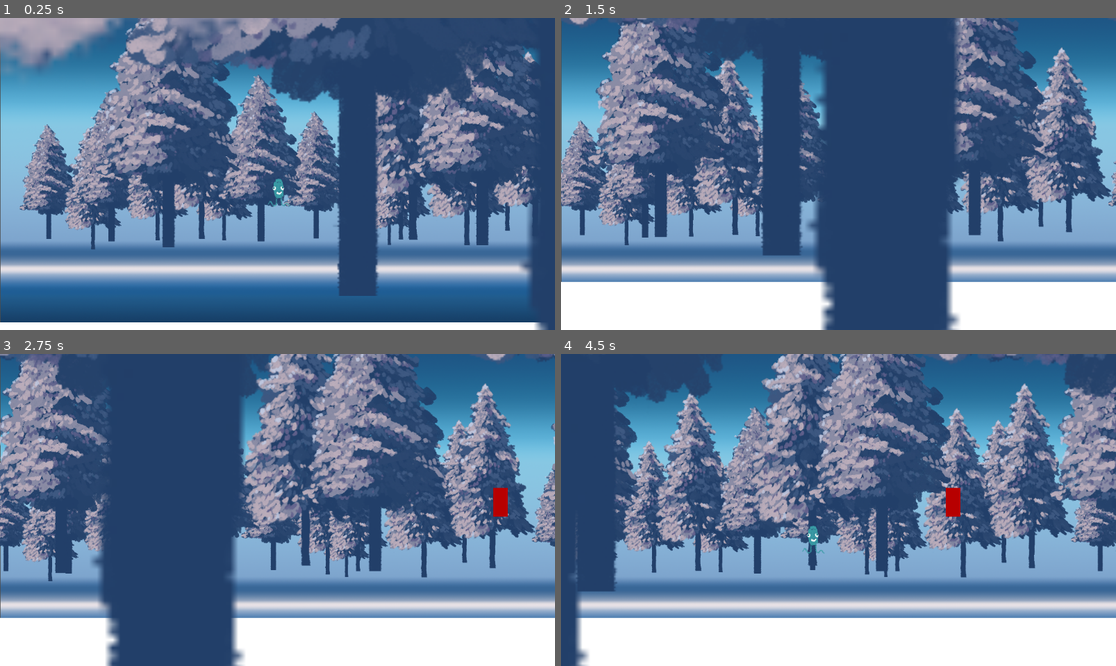
Above: before the commit, frames 1-4 (two rows, left to right).
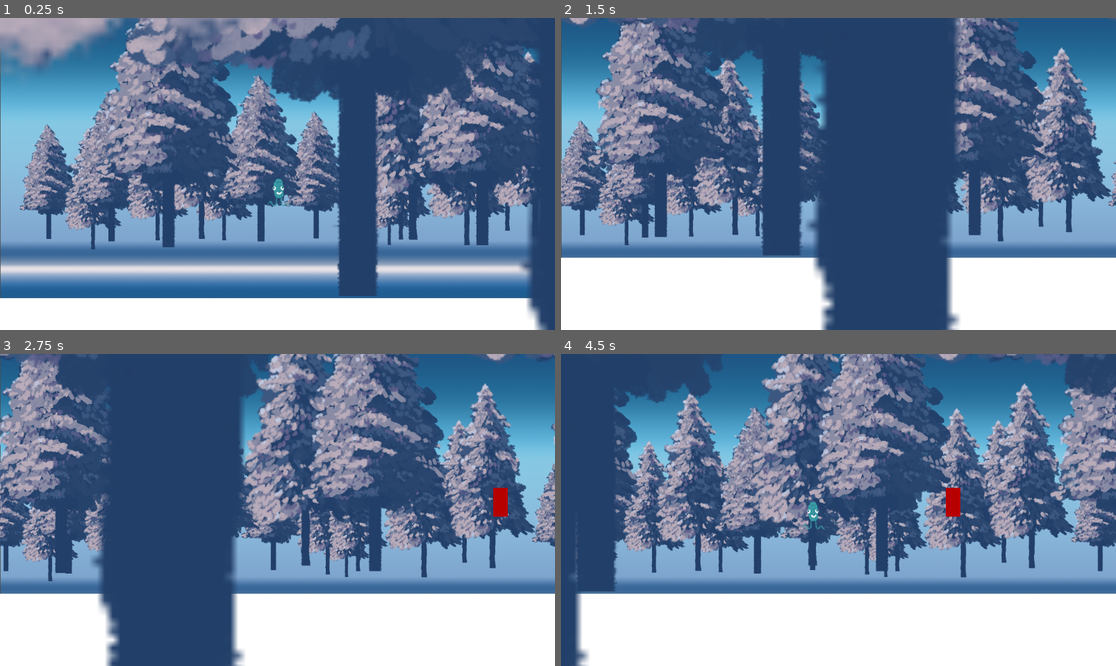
Above: after the commit, the same moments.

Repository: ThePressedGames/Hell-o-Borus
Game: Godot game, scene res://Scenes/PrototypeScenes/ProceduralGeneration/procedural_generation_test.tscn
Two runs of this game, one before a commit and one after it. Both use one fixed random seed, a clock stepped at 60 frames per second and the inputs below.
Inputs:
- Up to frame 1 (0.25 s): no input
- Up to frame 2 (1.5 s): hold Right (move-right) from 0.53 s (still down); tap Space (jump) at 0.77 s
- Up to frame 3 (2.75 s): tap Space (jump) at 1.52 s; release Right (move-right) at 2.03 s; hold Left (move-left) from 2.03 s (still down)
- Up to frame 4 (4.5 s): tap Enter at 2.75 s; release Left (move-left) at 2.78 s; hold Right (move-right) 2.78-4.28 s; tap Space (jump) at 3.02, 3.77 s; hold Left (move-left) from 4.28 s (still down)

The runs differ from the first frame. In frame 1, 7.6% of the frame differs, in the area x 0-98%, y 89-98%; in frame 2, 6.0%; in frame 3, 6.0%; in frame 4, 7.8%, in the area x 2-100%, y 47-85%.

Commit message:
Adjusted ground block height to match background

Diff:
--- a/Scenes/PrototypeScenes/ProceduralGeneration/procedural_generator.gd
+++ b/Scenes/PrototypeScenes/ProceduralGeneration/procedural_generator.gd
@@ -4,7 +4,7 @@
 @export var player: Player
 
 # Bottom limit to instantiate terrain tiles in px
-var terrain_bottom_limit = 850
+var terrain_bottom_limit = 800
 
 var terrain_block: PackedScene = preload("res://Scenes/PrototypeScenes/ProceduralGeneration/terrain_block.tscn")
 
--- a/Scenes/PrototypeScenes/ProceduralGeneration/terrain_block.gd
+++ b/Scenes/PrototypeScenes/ProceduralGeneration/terrain_block.gd
@@ -1,3 +1,4 @@
+@tool
 extends StaticBody2D
 
 
